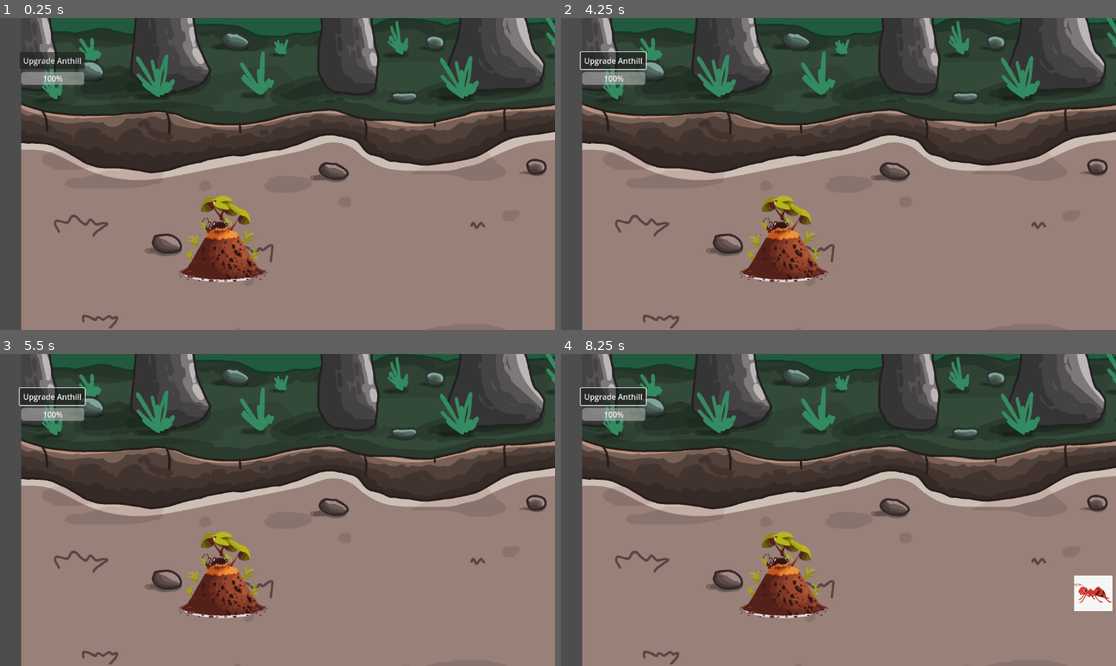
Above: before the commit, frames 1-4 (two rows, left to right).
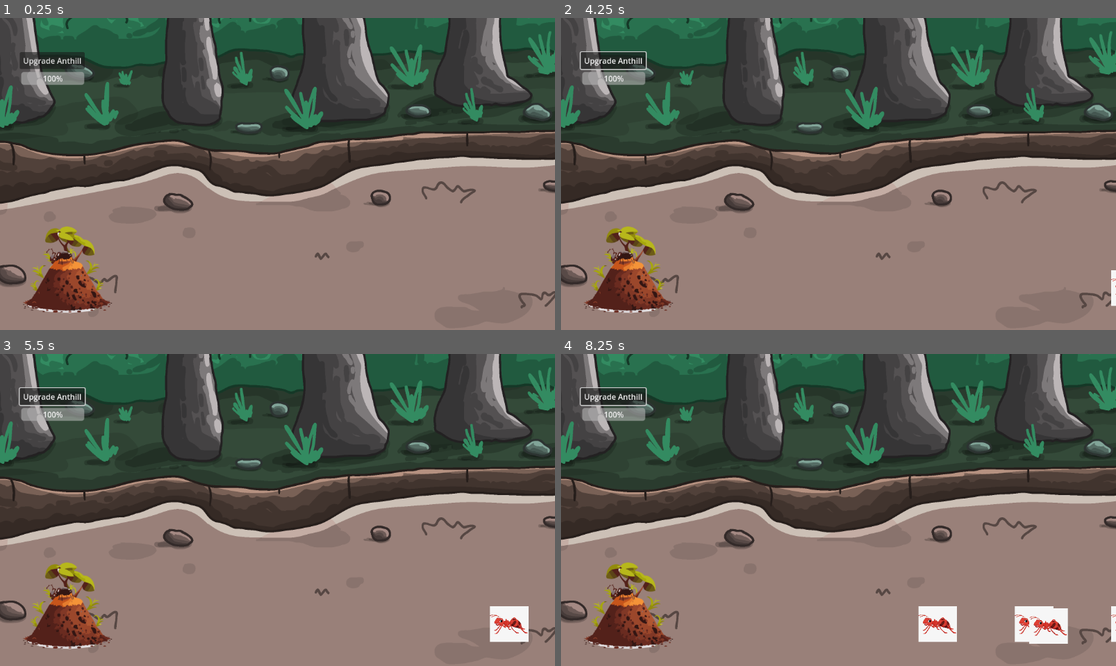
Above: after the commit, the same moments.

Repository: NMSU-Digital-Game-Design/game-jam-4-ant-game
Game: Godot game, scene res://Scenes/areas/area_1.tscn
Same seed, same stepped clock (60 frames per second), same inputs: the game is played once before the commit and once after it.
Inputs (mouse positions are in pixels of both pictures, inside the frame that each line leads up to):
- Up to frame 1 (0.25 s): no input
- Up to frame 2 (4.25 s): click "Upgrade Anthill" at 0.5 s; click "Upgrade Anthill" at 1.25 s; click "Upgrade Anthill" at 2 s; tap Enter at 2.75 s; move the mouse to (960, 158) at 2.77 s; click (960, 158) at 2.92 s; tap Space at 3.5 s; move the mouse to (727, 189) at 3.52 s; click (727, 189) at 3.67 s
- Up to frame 3 (5.5 s): tap Enter at 4.25 s; move the mouse to (333, 441) at 4.27 s; click (333, 441) at 4.42 s; move the mouse to (249, 572) at 5.02 s; click (249, 572) at 5.17 s
- Up to frame 4 (8.25 s): move the mouse to (1005, 556) at 5.77 s; click (1005, 556) at 5.92 s; move the mouse to (672, 463) at 6.52 s; click (672, 463) at 6.67 s; move the mouse to (866, 510) at 7.27 s; click (866, 510) at 7.42 s; move the mouse to (755, 432) at 8.02 s; click (755, 432) at 8.17 s

The runs differ from the first frame. In frame 1, 39% of the frame differs, in the area x 0-100%, y 0-100%; in frame 2, 39%; in frame 3, 40%; in frame 4, 42%.

Commit message:
added ingame camera

Diff:
--- a/Scenes/areas/area_1.tscn
+++ b/Scenes/areas/area_1.tscn
@@ -1,6 +1,7 @@
-[gd_scene load_steps=4 format=3 uid="uid://c3nbqofblpkr"]
+[gd_scene load_steps=5 format=3 uid="uid://c3nbqofblpkr"]
 
 [ext_resource type="Texture2D" uid="uid://2x8u7pq0kfq" path="res://Assets/Backgrounds/game_background_3.png" id="1_48soa"]
+[ext_resource type="PackedScene" uid="uid://bfab40echk0f8" path="res://Scenes/camera_manager.tscn" id="2_i7wiy"]
 [ext_resource type="PackedScene" uid="uid://crpil0a0r2k8q" path="res://Scenes/main_scene.tscn" id="2_qvwxv"]
 [ext_resource type="PackedScene" uid="uid://bnwfin6b0qhio" path="res://Scenes/enemy_ant.tscn" id="3_i7wiy"]
 
@@ -25,6 +26,9 @@
 texture = ExtResource("1_48soa")
 metadata/_edit_use_anchors_ = true
 
+[node name="camera_manager" parent="." instance=ExtResource("2_i7wiy")]
+position = Vector2(864, 736)
+
 [node name="StaticBody2D" type="StaticBody2D" parent="."]
 
 [node name="CollisionPolygon2D" type="CollisionPolygon2D" parent="StaticBody2D"]
@@ -37,6 +41,3 @@
 
 [node name="EnemyAnt" parent="." instance=ExtResource("3_i7wiy")]
 position = Vector2(1280, 696)
-
-[node name="Camera2D" type="Camera2D" parent="."]
-position = Vector2(541, 800)
--- /dev/null
+++ b/Scenes/areas/camera_2d.gd
@@ -0,0 +1,11 @@
+extends Camera2D
+
+
+# Called when the node enters the scene tree for the first time.
+func _ready() -> void:
+	pass # Replace with function body.
+
+
+# Called every frame. 'delta' is the elapsed time since the previous frame.
+func _process(delta: float) -> void:
+	pass
--- /dev/null
+++ b/Scenes/camera_manager.tscn
@@ -0,0 +1,8 @@
+[gd_scene load_steps=2 format=3 uid="uid://bfab40echk0f8"]
+
+[ext_resource type="Script" uid="uid://cshsoe663r7gn" path="res://Scripts/camera_manager.gd" id="1_8ib6k"]
+
+[node name="camera_manager" type="Node2D"]
+script = ExtResource("1_8ib6k")
+
+[node name="Camera2D" type="Camera2D" parent="."]
--- /dev/null
+++ b/Scripts/camera_manager.gd
@@ -0,0 +1,12 @@
+extends Node2D
+
+var isPressed := false
+
+func _input(event: InputEvent) -> void:
+	if event is InputEventMouseMotion and isPressed:
+		global_position -= event.relative
+		print(event.relative)
+
+	if event is InputEventMouseButton:
+		if event.button_index == MOUSE_BUTTON_MIDDLE:
+			isPressed = event.pressed
Not shown, added: Scenes/areas/camera_2d.gd.uid
Not shown, added: Scripts/camera_manager.gd.uid
